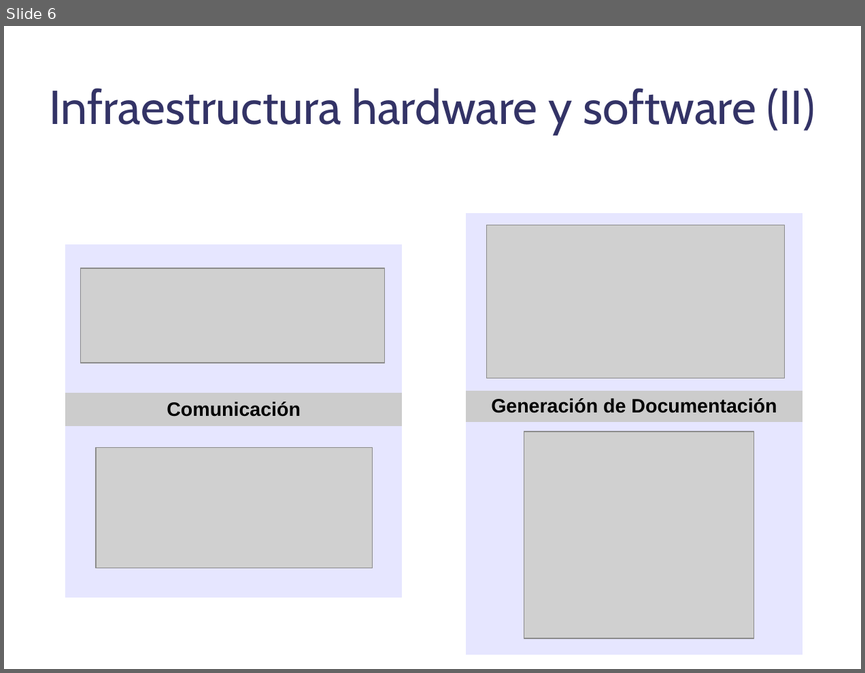
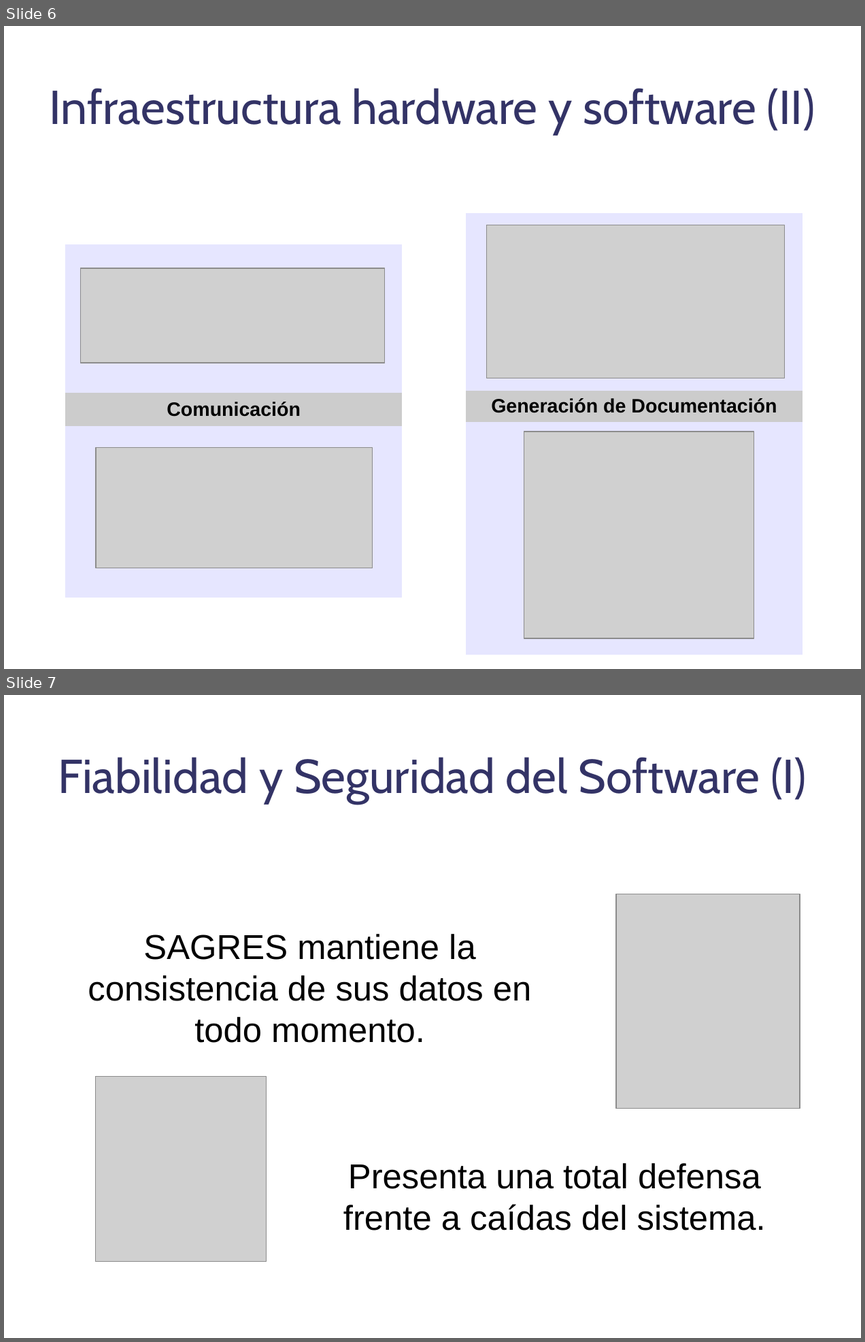
Before and after one commit to danoco78/touchteam, a slide deck: 3_iteracion/Planificacion/Presentacion Final.odp. Shown one above the other, each under a label of ours: slide 6 before the commit, slides 6 and 7 after it. The pictures are 865x673 and 865x1342 pixels, drawn with LibreOffice and Linux fonts; fonts in the diff are those of the drawing; grey boxes stand for pictures; background and template pictures are left out. Boxes give left, top, right and bottom in pixels: in the first picture for what was removed or moved away, otherwise in the second. Text is boxed around its words. In the diff, an @@ line names an element or a change of style, - is before the commit and + after.

```diff
--- a/3_iteracion/Planificacion/Presentacion Final.odp
+++ b/3_iteracion/Planificacion/Presentacion Final.odp
@@ slide 7 added at (4,695,861,1338), background picture (left out) @@
@@ title added at (58,757,806,804), 44 pt, text #333366 @@
+Fiabilidad y Seguridad del Software (I)
@@ picture added at (616,894,800,1108) @@
@@ text added at (88,934,531,1042), 32 pt, text #000000 @@
+SAGRES mantiene la consistencia de sus datos en todo momento.
@@ picture added at (96,1076,266,1261) @@
@@ text added at (343,1163,766,1230), 32 pt, text #000000 @@
+Presenta una total defensa frente a caídas del sistema.
```
Also in this commit, not shown: 1 other slide added.
